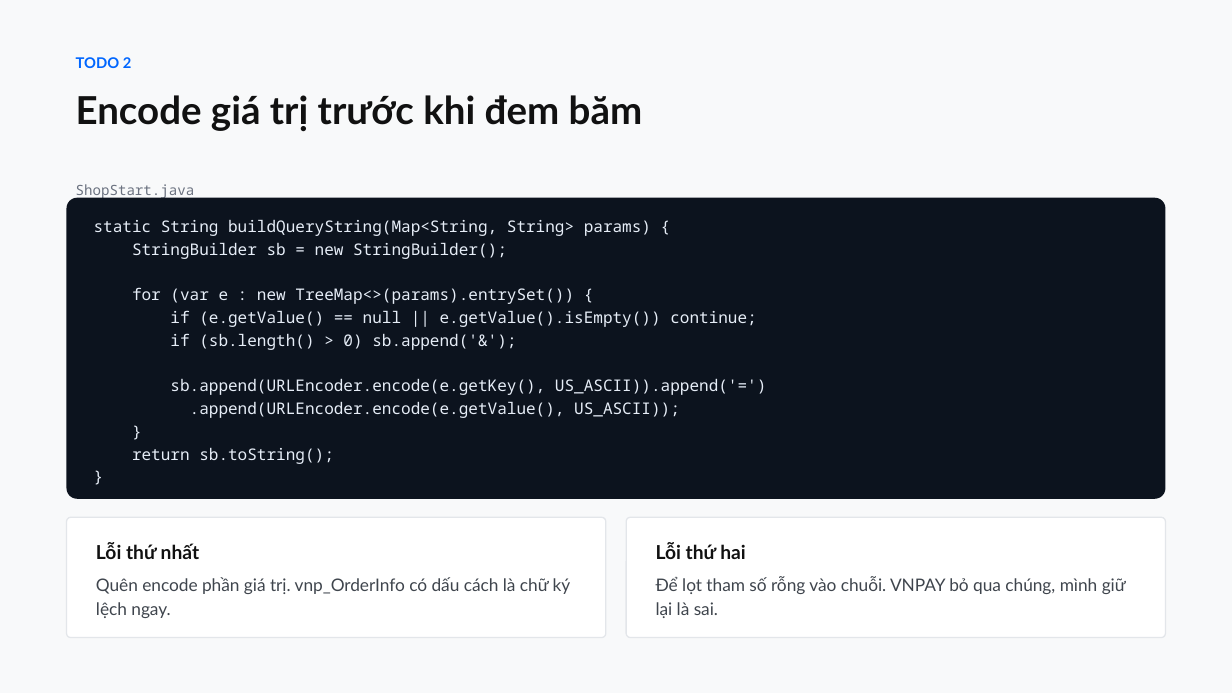
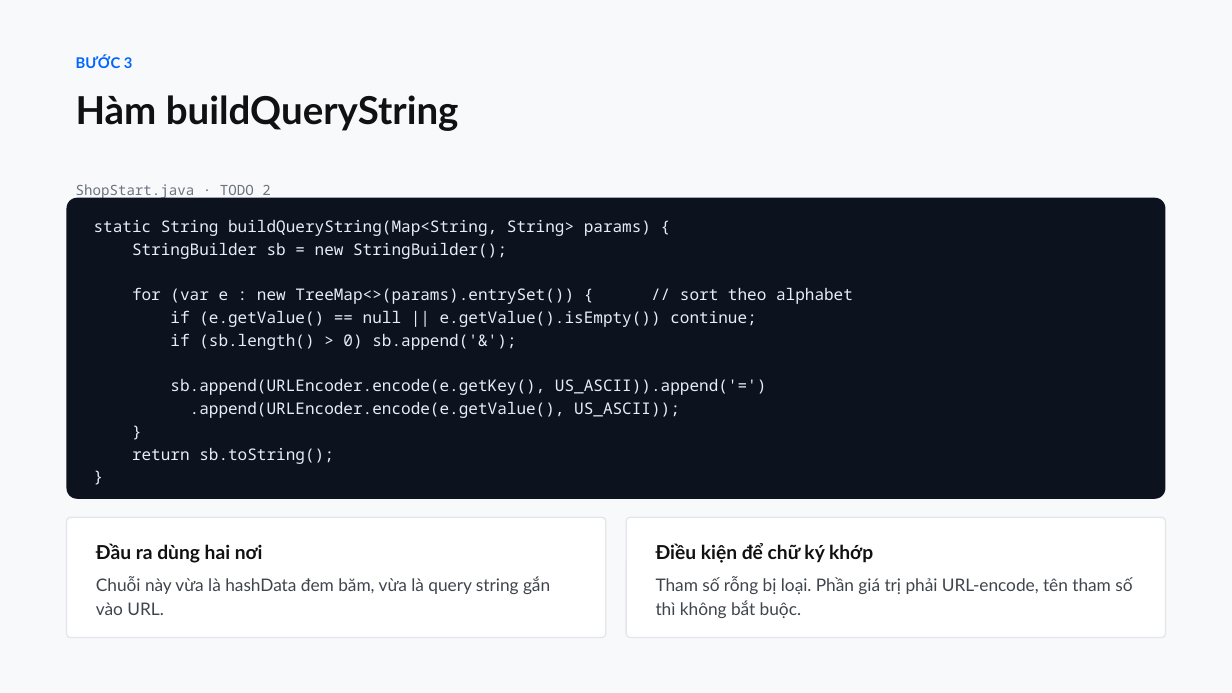
Before and after one commit to conchocon154/vnpay-seminar, a slide deck: slide 6 of VNPAY-seminar.pptx (slide 7 before the commit). Drawn at 1232x693 pixels with LibreOffice and Linux fonts; fonts in the diff are those of the drawing. Boxes give left, top, right and bottom in pixels: in the first picture for what was removed or moved away, otherwise in the second. Text is boxed around its words. In the diff, an @@ line names an element or a change of style, - is before the commit and + after.

```diff
--- a/VNPAY-seminar.pptx
+++ b/VNPAY-seminar.pptx
@@ text at (x1=76, y1=55, x2=459, y2=131): text changed @@
-TODO 2
-Encode giá trị trước khi đem băm
+BƯỚC 3
+Hàm buildQueryString
@@ text at (x1=76, y1=184, x2=270, y2=199): text changed @@
-ShopStart.java
+ShopStart.java · TODO 2
@@ text in rounded rectangle at (x1=132, y1=287, x2=853, y2=304): text changed @@
-for (var e : new TreeMap<>(params).entrySet()) {
+for (var e : new TreeMap<>(params).entrySet()) { // sort theo alphabet
@@ text at (x1=96, y1=543, x2=550, y2=615): text changed @@
-Lỗi thứ nhất
-Quên encode phần giá trị. vnp_OrderInfo có dấu cách là chữ ký lệch ngay.
+Đầu ra dùng hai nơi
+Chuỗi này vừa là hashData đem băm, vừa là query string gắn vào URL.
@@ text at (x1=656, y1=543, x2=1132, y2=618): text changed @@
-Lỗi thứ hai
-Để lọt tham số rỗng vào chuỗi. VNPAY bỏ qua chúng, mình giữ lại là sai.
+Điều kiện để chữ ký khớp
+Tham số rỗng bị loại. Phần giá trị phải URL-encode, tên tham số thì không bắt buộc.
```
Also in this commit, not shown: 3 other slides changed, 10 slides added, 15 slides removed, 1 other file.
